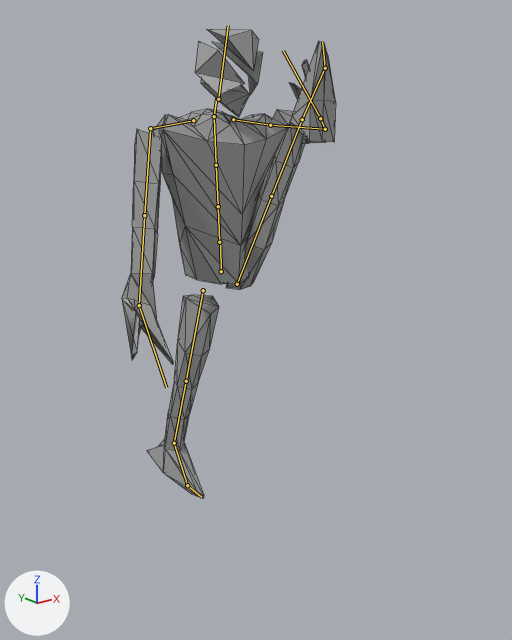
The glTF model glb_imports/8164_meshes.glb as it was, and as the next commit left it.
Before and after are seen from a 50 mm camera at (-20.9, -28.6, 24.5) aimed at (-0.5, -3.0, 14.3). Arrows for +X, +Y and +Z are at lower left; the lights stay in place. The picture after the commit comes second. Both versions are drawn at frame 27 of the action 'TriangleAxKick'; the numbers are the values there. The bones that change, and the others that lie on the model, are drawn over the model as lines. Mesh edges are drawn as thin lines.

In view in the first picture: 'Body.001'.
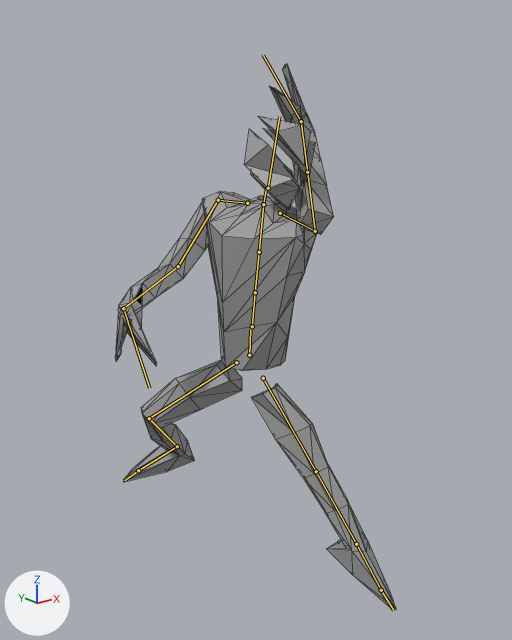
Location of each change, (x1, y1, x2, y2) in pixels of the pictures (512 x 640 px):
```json
{"object": "Body.001", "change": "posed", "before": [122, 29, 336, 499], "after": [115, 64, 396, 611], "on screen": "31% wider, 16% taller"}
{"bone": "mixamorig:Hips", "before": "(221, 271) to (220, 245)", "after": "(249, 355) to (250, 329)"}
{"bone": "mixamorig:Neck", "before": "(214, 116) to (216, 98)", "after": "(263, 204) to (266, 186)"}
{"bone": "mixamorig:LeftArm", "before": "(270, 125) to (325, 129)", "after": "(315, 231) to (307, 172)"}
{"bone": "mixamorig:LeftForeArm", "before": "(325, 129) to (320, 118)", "after": "(307, 172) to (301, 121)"}
{"bone": "mixamorig:LeftHand", "before": "(320, 118) to (283, 50)", "after": "(301, 121) to (263, 55)"}
{"bone": "mixamorig:RightArm", "before": "(150, 128) to (144, 215)", "after": "(218, 200) to (178, 266)"}
{"bone": "mixamorig:RightForeArm", "before": "(144, 215) to (139, 305)", "after": "(178, 266) to (123, 308)"}
{"bone": "mixamorig:RightHand", "before": "(139, 305) to (166, 387)", "after": "(123, 308) to (149, 388)"}
{"bone": "mixamorig:LeftUpLeg", "before": "(237, 284) to (271, 196)", "after": "(263, 378) to (316, 471)"}
{"bone": "mixamorig:LeftFoot", "before": "(302, 119) to (325, 68)", "after": "(356, 544) to (381, 590)"}
{"bone": "mixamorig:RightUpLeg", "before": "(203, 290) to (186, 381)", "after": "(236, 362) to (149, 418)"}
{"bone": "mixamorig:RightLeg", "before": "(186, 381) to (174, 443)", "after": "(149, 418) to (177, 446)"}
{"bone": "mixamorig:RightFoot", "before": "(174, 443) to (187, 485)", "after": "(177, 446) to (138, 470)"}
```

The change, as JSON lines over the scene's bpy script:
```json
{"block": "bone_mixamorig_hips", "where": "bone_mixamorig_hips = bpy.data.objects['Armature'].pose.bones['mixamorig:Hips']"}
{"op": "set", "path": "bone_mixamorig_hips.location", "old": "(0.0, 3.75, -0.63)", "new": "(0.0, -0.16, 1.71)"}
{"op": "set", "path": "bone_mixamorig_hips.rotation_quaternion", "old": "(1.0, 0.0, 0.0, 0.0)", "new": "(0.707, 0.027, -0.707, -0.027)", "note": "degrees (0, 0, 0) -> degrees (90, -86, -90)"}
{"block": "bone_mixamorig_neck", "where": "bone_mixamorig_neck = bpy.data.objects['Armature'].pose.bones['mixamorig:Neck']  # child of 'mixamorig:Spine2'"}
{"op": "set", "path": "bone_mixamorig_neck.rotation_quaternion", "old": "(0.991, 0.131, 0.0, 0.0)", "new": "(0.733, 0.067, 0.674, -0.057)", "note": "degrees (15, 0, 0) -> degrees (15, 85, 5)"}
{"block": "bone_mixamorig_leftarm", "where": "bone_mixamorig_leftarm = bpy.data.objects['Armature'].pose.bones['mixamorig:LeftArm']  # child of 'mixamorig:LeftShoulder'"}
{"op": "set", "path": "bone_mixamorig_leftarm.rotation_quaternion", "old": "(0.998, 0.028, -0.056, -0.003)", "new": "(-0.147, 0.859, 0.353, -0.341)", "note": "degrees (3, -6, -1) -> degrees (-146, 29, 54)"}
{"block": "bone_mixamorig_leftforearm", "where": "bone_mixamorig_leftforearm = bpy.data.objects['Armature'].pose.bones['mixamorig:LeftForeArm']  # child of 'mixamorig:LeftArm'"}
{"op": "set", "path": "bone_mixamorig_leftforearm.rotation_quaternion", "old": "(0.345, 0.004, -0.011, 0.938)", "new": "(1.0, 0.012, 0.0, 0.003)", "note": "degrees (-1, -1, 140) -> degrees (1, 0, 0)"}
{"block": "bone_mixamorig_lefthand", "where": "bone_mixamorig_lefthand = bpy.data.objects['Armature'].pose.bones['mixamorig:LeftHand']  # child of 'mixamorig:LeftForeArm'"}
{"op": "set", "path": "bone_mixamorig_lefthand.rotation_quaternion", "old": "(0.629, -0.406, 0.649, -0.133)", "new": "(-0.575, -0.538, -0.431, -0.441)", "note": "degrees (-104, 45, -80) -> degrees (87, 1, 76)"}
{"block": "bone_mixamorig_rightarm", "where": "bone_mixamorig_rightarm = bpy.data.objects['Armature'].pose.bones['mixamorig:RightArm']  # child of 'mixamorig:RightShoulder'"}
{"op": "set", "path": "bone_mixamorig_rightarm.rotation_quaternion", "old": "(0.806, 0.568, 0.013, -0.165)", "new": "(0.638, 0.65, 0.094, -0.403)", "note": "degrees (69, 12, -15) -> degrees (80, 40, -31)"}
{"block": "bone_mixamorig_rightforearm", "where": "bone_mixamorig_rightforearm = bpy.data.objects['Armature'].pose.bones['mixamorig:RightForeArm']  # child of 'mixamorig:RightArm'"}
{"op": "set", "path": "bone_mixamorig_rightforearm.rotation_quaternion", "old": "(1.0, 0.012, 0.0, 0.002)", "new": "(0.965, 0.011, 0.003, -0.262)", "note": "degrees (1, 0, 0) -> degrees (1, 1, -30)"}
{"block": "bone_mixamorig_righthand", "where": "bone_mixamorig_righthand = bpy.data.objects['Armature'].pose.bones['mixamorig:RightHand']  # child of 'mixamorig:RightForeArm'"}
{"op": "set", "path": "bone_mixamorig_righthand.rotation_quaternion", "old": "(0.674, -0.165, -0.696, -0.184)", "new": "(0.309, 0.361, -0.817, -0.328)", "note": "degrees (-55, -92, 27) -> degrees (128, -16, -125)"}
{"block": "bone_mixamorig_leftupleg", "where": "bone_mixamorig_leftupleg = bpy.data.objects['Armature'].pose.bones['mixamorig:LeftUpLeg']  # child of 'mixamorig:Hips'"}
{"op": "set", "path": "bone_mixamorig_leftupleg.rotation_quaternion", "old": "(0.215, 0.966, -0.114, -0.088)", "new": "(0.616, 0.149, -0.727, 0.263)", "note": "degrees (154, 7, -15) -> degrees (63, -103, -29)"}
{"block": "bone_mixamorig_leftfoot", "where": "bone_mixamorig_leftfoot = bpy.data.objects['Armature'].pose.bones['mixamorig:LeftFoot']  # child of 'mixamorig:LeftLeg'"}
{"op": "set", "path": "bone_mixamorig_leftfoot.rotation_quaternion", "old": "(0.846, -0.509, 0.149, -0.061)", "new": "(0.858, -0.497, 0.103, -0.075)", "note": "degrees (-64, 11, -15) -> degrees (-61, 6, -13)"}
{"block": "bone_mixamorig_rightupleg", "where": "bone_mixamorig_rightupleg = bpy.data.objects['Armature'].pose.bones['mixamorig:RightUpLeg']  # child of 'mixamorig:Hips'"}
{"op": "set", "path": "bone_mixamorig_rightupleg.rotation_quaternion", "old": "(0.992, -0.115, 0.047, -0.005)", "new": "(0.869, 0.471, -0.049, -0.14)", "note": "degrees (-13, 5, -1) -> degrees (57, 3, -17)"}
{"block": "bone_mixamorig_rightleg", "where": "bone_mixamorig_rightleg = bpy.data.objects['Armature'].pose.bones['mixamorig:RightLeg']  # child of 'mixamorig:RightUpLeg'"}
{"op": "set", "path": "bone_mixamorig_rightleg.rotation_quaternion", "old": "(1.0, 0.016, 0.0, -0.003)", "new": "(0.689, -0.725, 0.002, -0.002)", "note": "degrees (2, 0, 0) -> degrees (-93, 0, 0)"}
{"block": "bone_mixamorig_rightfoot", "where": "bone_mixamorig_rightfoot = bpy.data.objects['Armature'].pose.bones['mixamorig:RightFoot']  # child of 'mixamorig:RightLeg'"}
{"op": "set", "path": "bone_mixamorig_rightfoot.rotation_quaternion", "old": "(0.989, -0.097, -0.052, 0.097)", "new": "(0.949, 0.306, -0.071, 0.029)", "note": "degrees (-12, -5, 12) -> degrees (36, -9, 1)"}
```
